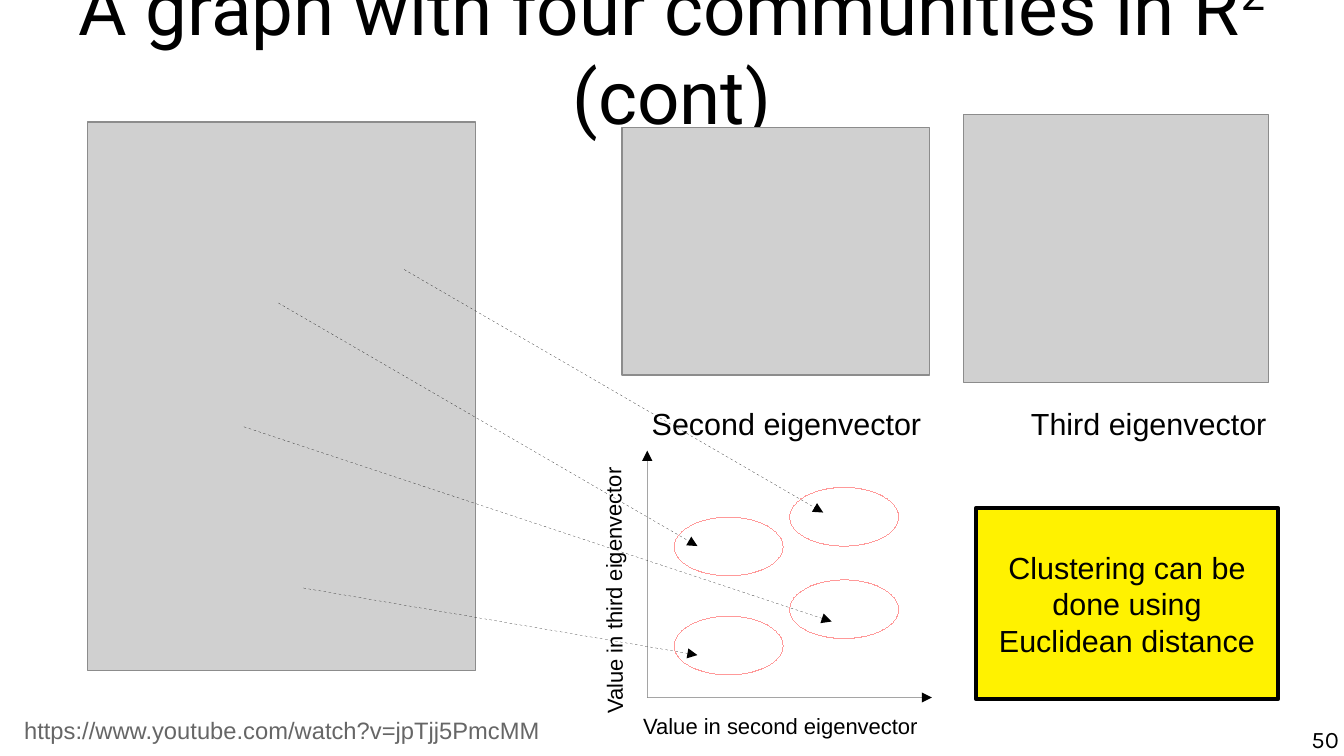
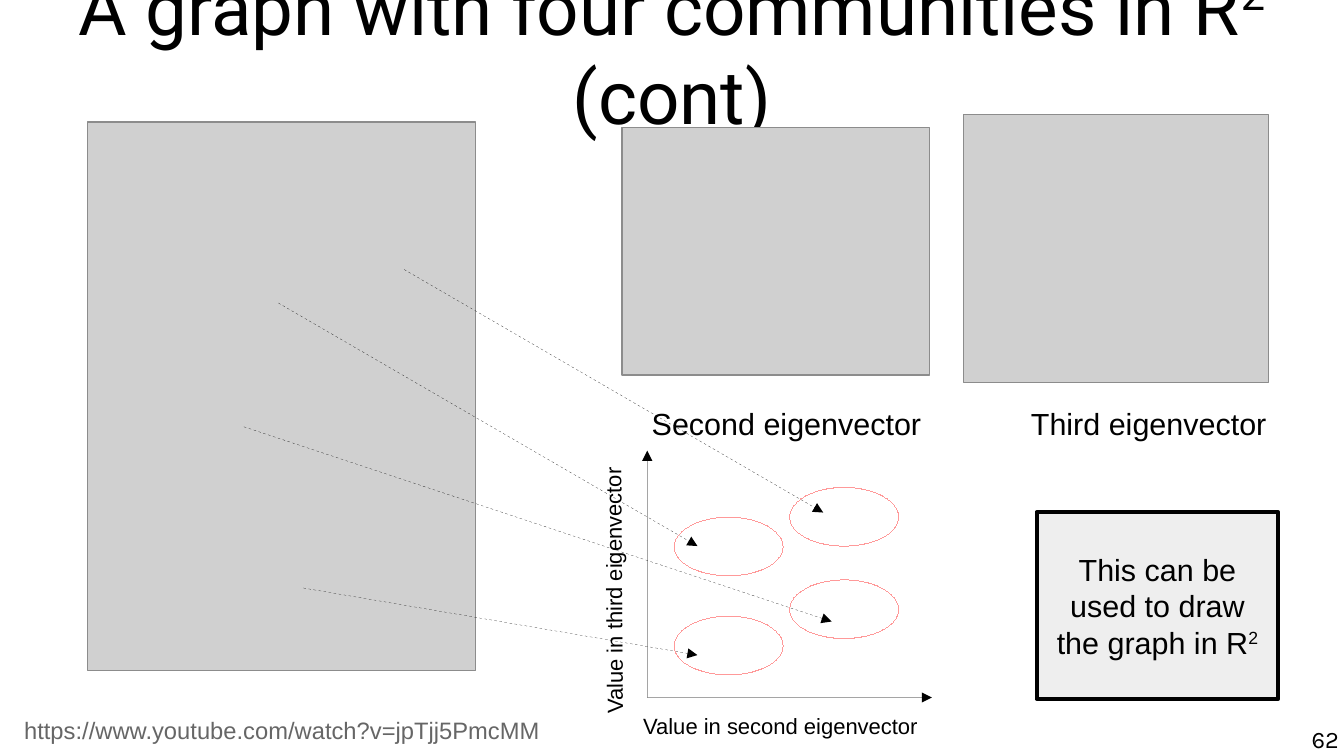
Before and after one commit to chatox/networks-science-course, a slide deck: slide 62 of theory/odp/tt22-spectral_graph_embedding.odp (slide 50 before the commit). Drawn at 1344x756 pixels with LibreOffice and Linux fonts; fonts in the diff are those of the drawing; grey boxes stand for pictures. Boxes give left, top, right and bottom in pixels: in the first picture for what was removed or moved away, otherwise in the second. Text is boxed around its words. In the diff, an @@ line names an element or a change of style, - is before the commit and + after.

```diff
--- a/theory/odp/tt22-spectral_graph_embedding.odp
+++ b/theory/odp/tt22-spectral_graph_embedding.odp
@@ rectangle removed at (976,509,1278,699) @@
-Clustering can be done using Euclidean distance
@@ rectangle added at (1037,512,1278,699), fill #EEEEEE, outline #000000 2.3 pt, 18 pt, text #000000 @@
+This can be used to draw the graph in R2
@@ page number at (1312,733,1339,749): text changed @@
-50
+62
```
Also in this commit, not shown: 26 other slides changed, 18 slides added, 2 slides removed, 1 other file.
